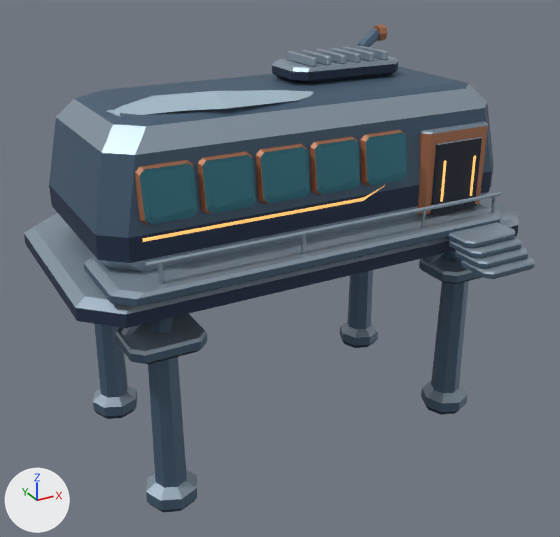
An edit to the Blender file assets/models/scenery/frost-optical-lab.blend, drawn before and after from the same camera.
One viewpoint serves both versions: a camera (50 mm lens) standing at (-7.68, -13.94, 10.62) and looking at (-0.36, -0.64, 3.97). Every picture has the same lights, and +X, +Y and +Z are marked at lower left. The first picture is the older version.

The first picture shows 'frost-optical-lab'.
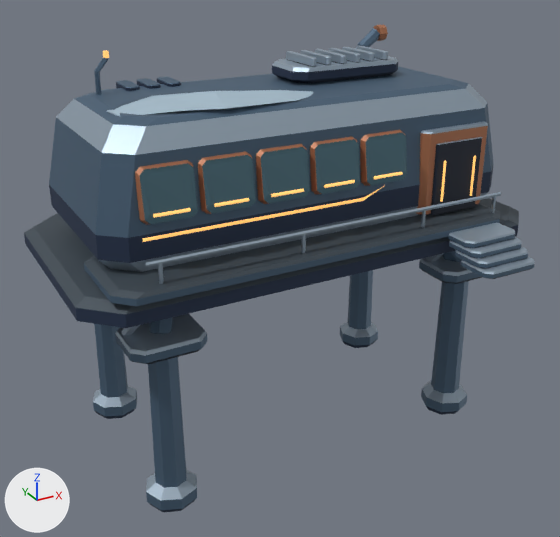
Pixel boxes [x1, y1, x2, y2] of what changed, in the pictures (560 x 537 px):
part 1 of me_frost_optical_lab, added: after [153, 208, 191, 218]
part 2 of me_frost_optical_lab, added: after [214, 198, 249, 207]
part 3 of me_frost_optical_lab, added: after [271, 189, 304, 197]
part 4 of me_frost_optical_lab, added: after [324, 180, 355, 188]
part 5 of me_frost_optical_lab, added: after [374, 172, 403, 179]
part 6 of me_frost_optical_lab, added: after [103, 50, 109, 58]
part 7 of me_frost_optical_lab, added: after [116, 80, 140, 91]
part 8 of me_frost_optical_lab, added: after [137, 79, 161, 89]
part 9 of me_frost_optical_lab, added: after [157, 77, 181, 87]
part 10 of me_frost_optical_lab, added: after [94, 57, 108, 95]
part 11 of me_frost_optical_lab, recoloured (darker): [24, 198, 519, 314] in both

Patch to the scene script:
```diff
--- a/assets/models/scenery/frost-optical-lab.blend.py
+++ b/assets/models/scenery/frost-optical-lab.blend.py
@@ mat_polar_grated_catwalk @@
+mat_polar_grated_catwalk = principled_material('Polar grated catwalk')
+mat_polar_grated_catwalk.base_color = (0.056, 0.077, 0.097)  # greyish blue #434e58
+mat_polar_grated_catwalk.metallic = 0.27
+mat_polar_grated_catwalk.roughness = 0.61
@@ me_frost_optical_lab @@
 # used by ob_frost_optical_lab; location = (0.0, 0.0, 0.0)
-me_frost_optical_lab.from_pydata(...)  # 1253 vertices, 998 faces; spans x -5.04..5.04, y -4.02..2.65, z 0.0..8.57
+me_frost_optical_lab.from_pydata(...)  # 1416 vertices, 1126 faces; spans x -5.04..5.04, y -4.02..2.65, z 0.0..8.57
+# me_frost_optical_lab part 1: the loose piece of 8 vertices spanning x 2.53..2.61, y -2.25..-2.17, z 5.47..6.32 is copied, and the copy is multiplied about its middle by the matrix ((0.0, 0.0, 0.778), (0.0, -0.778, 0.0), (0.778, 0.0, 0.0)), then moved by (-5.86, 0.03, 0.32); it spans x -3.62..-2.96, y -2.21..-2.15, z 6.18..6.24
+# me_frost_optical_lab part 2: the loose piece of 8 vertices spanning x 2.53..2.61, y -2.25..-2.17, z 5.47..6.32 is copied, and the copy is multiplied about its middle by the matrix ((0.0, 0.0, 0.778), (0.0, -0.778, 0.0), (0.778, 0.0, 0.0)), then moved by (-4.74, 0.03, 0.32); it spans x -2.5..-1.84, y -2.21..-2.15, z 6.18..6.24
+# me_frost_optical_lab part 3: the loose piece of 8 vertices spanning x 2.53..2.61, y -2.25..-2.17, z 5.47..6.32 is copied, and the copy is multiplied about its middle by the matrix ((0.0, 0.0, 0.778), (0.0, -0.778, 0.0), (0.778, 0.0, 0.0)), then moved by (-3.62, 0.03, 0.32); it spans x -1.38..-0.72, y -2.21..-2.15, z 6.18..6.24
+# me_frost_optical_lab part 4: the loose piece of 8 vertices spanning x 2.53..2.61, y -2.25..-2.17, z 5.47..6.32 is copied, and the copy is multiplied about its middle by the matrix ((0.0, 0.0, 0.778), (0.0, -0.778, 0.0), (0.778, 0.0, 0.0)), then moved by (-2.5, 0.03, 0.32); it spans x -0.26..0.4, y -2.21..-2.15, z 6.18..6.24
+# me_frost_optical_lab part 5: the loose piece of 8 vertices spanning x 2.53..2.61, y -2.25..-2.17, z 5.47..6.32 is copied, and the copy is multiplied about its middle by the matrix ((0.0, 0.0, 0.778), (0.0, -0.778, 0.0), (0.778, 0.0, 0.0)), then moved by (-1.38, 0.03, 0.32); it spans x 0.86..1.52, y -2.21..-2.15, z 6.18..6.24
+# me_frost_optical_lab part 6: a new loose piece, a 6-sided cylinder along z spanning x -3.296..-3.184, y 0.982..1.078, z 8.34..8.47, in mat_snowline_optical_station_pilot_lights (orange #e1a95f, glowing orange #e1a95f)
+# me_frost_optical_lab part 7: a new loose piece of 32 vertices spanning x -2.86..-2.58, y 1.07..1.85, z 7.59..7.74
+# me_frost_optical_lab part 8: a new loose piece of 32 vertices spanning x -2.42..-2.14, y 1.07..1.85, z 7.59..7.74
+# me_frost_optical_lab part 9: a new loose piece of 32 vertices spanning x -1.98..-1.7, y 1.07..1.85, z 7.59..7.74
+# me_frost_optical_lab part 10: a new loose piece of 15 vertices spanning x -3.49..-3.2, y 0.97..1.08, z 7.64..8.37, in mat_snowline_optical_station_body (blue #4f677d)
+# me_frost_optical_lab part 11: 18 faces spanning x -5.04..5.04, y -2.8..2.65, z 4.76..5.13 switch from mat_snowline_optical_station_bevel (greyish blue #9eafbe) to mat_polar_grated_catwalk (greyish blue #434e58)
 me_frost_optical_lab.materials.append(mat_snowline_optical_station_substructure)
```
